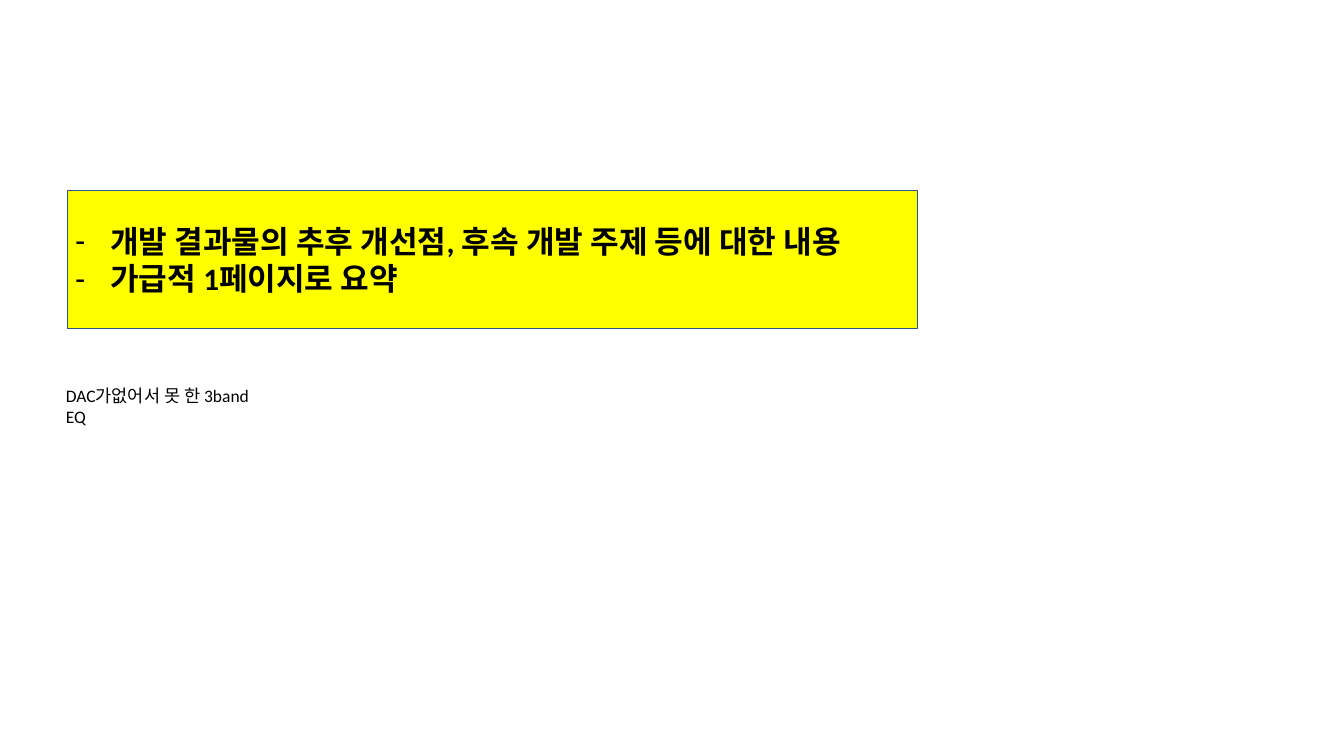
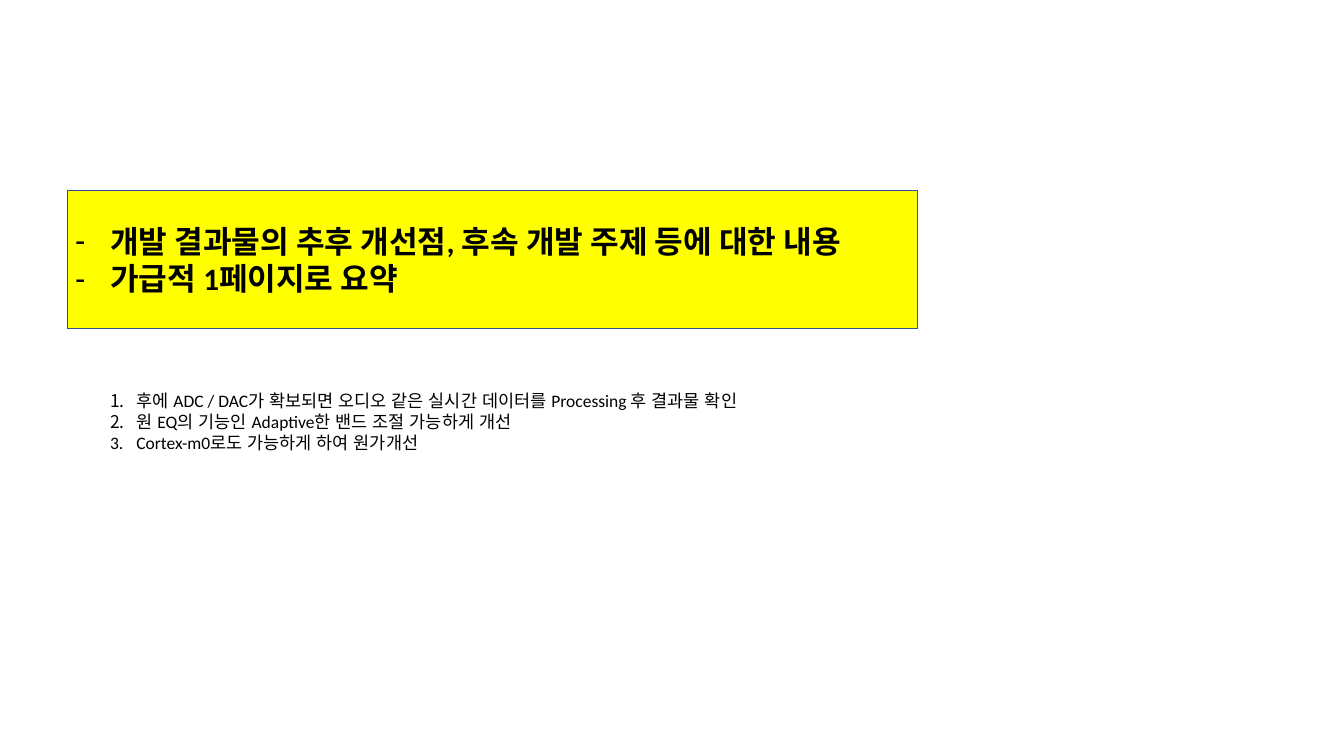
Before and after one commit to DawoonJang/custom_rtos_stm32f103, a slide deck: slide 18 of report/LG_부트캠프_08기_C반_결과보고서(1팀).pptx (slide 12 before the commit). Drawn at 1344x756 pixels with LibreOffice and Linux fonts; fonts in the diff are those of the drawing; background and template pictures are left out. Boxes give left, top, right and bottom in pixels: in the first picture for what was removed or moved away, otherwise in the second. Text is boxed around its words. In the diff, an @@ line names an element or a change of style, - is before the commit and + after.

```diff
--- a/report/LG_부트캠프_08기_C반_결과보고서(1팀).pptx
+++ b/report/LG_부트캠프_08기_C반_결과보고서(1팀).pptx
@@ text removed at bbox=[66, 387, 249, 426] @@
-DAC가없어서 못 한 3band EQ
@@ text added at bbox=[136, 392, 737, 451], 18 pt, text #000000 @@
+1. 후에 ADC / DAC가 확보되면 오디오 같은 실시간 데이터를 Processing 후 결과물 확인
+2. 원 EQ의 기능인 Adaptive한 밴드 조절 가능하게 개선
+3. Cortex-m0로도 가능하게 하여 원가개선
```
Also in this commit, not shown: 8 other slides changed, 7 slides added, 2 slides removed.
